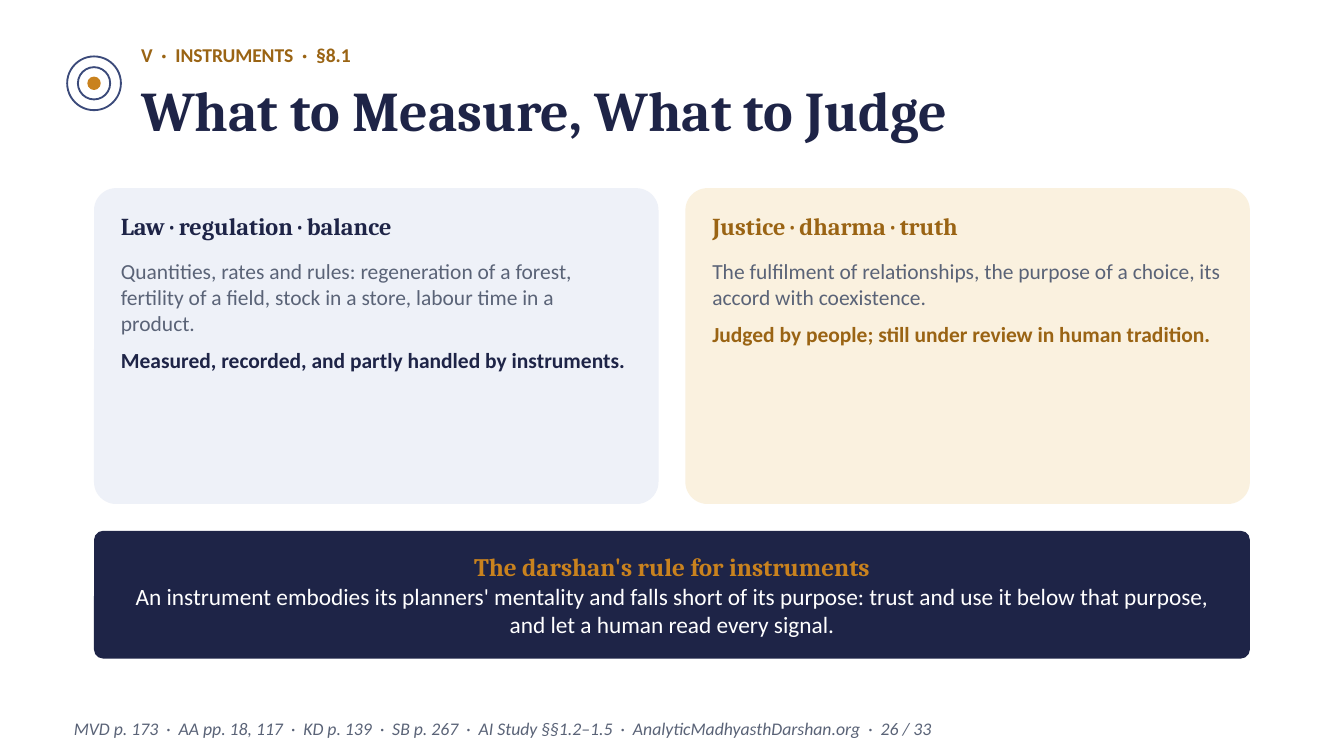
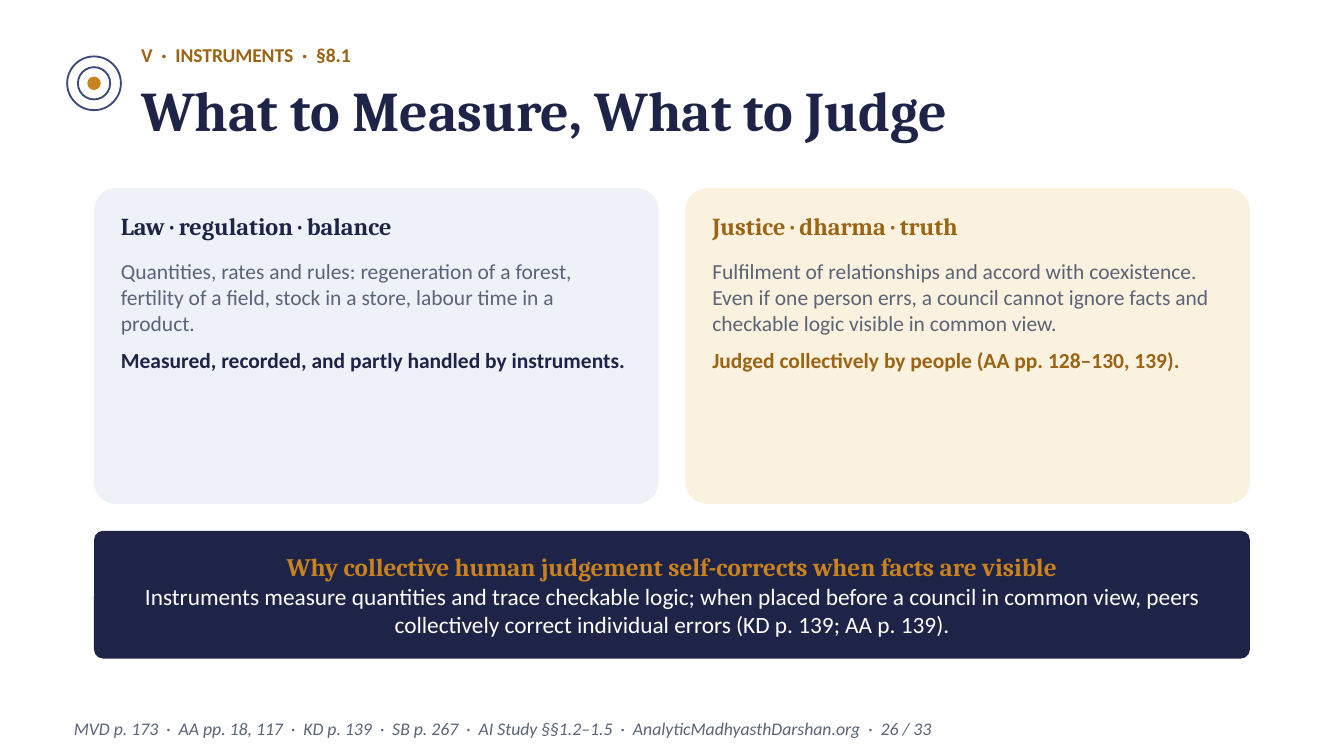
Before and after one commit to raghavamohan/AnalyticMadhyasthDarshan, a slide deck: slide 26 of Studies/Prosperity-Economics-And-Right-Use/Prosperity-Economics-And-Right-Use-Madhyasth-Darshan.pptx. Drawn at 1344x756 pixels with LibreOffice and Linux fonts; fonts in the diff are those of the drawing. Boxes give left, top, right and bottom in pixels: in the first picture for what was removed or moved away, otherwise in the second. Text is boxed around its words. In the diff, an @@ line names an element or a change of style, - is before the commit and + after.

```diff
--- a/Studies/Prosperity-Economics-And-Right-Use/Prosperity-Economics-And-Right-Use-Madhyasth-Darshan.pptx
+++ b/Studies/Prosperity-Economics-And-Right-Use/Prosperity-Economics-And-Right-Use-Madhyasth-Darshan.pptx
@@ text at [712,264,1208,372]: text changed @@
-The fulfilment of relationships, the purpose of a choice, its accord with coexistence.
-Judged by people; still under review in human tradition.
+Fulfilment of relationships and accord with coexistence. Even if one person errs, a council cannot ignore facts and checkable logic visible in common view.
+Judged collectively by people (AA pp. 128–130, 139).
@@ text at [145,558,1198,637]: text changed @@
-The darshan's rule for instruments
-An instrument embodies its planners' mentality and falls short of its purpose: trust and use it below that purpose, and let a human read every signal.
+Why collective human judgement self-corrects when facts are visible
+Instruments measure quantities and trace checkable logic; when placed before a council in common view, peers collectively correct individual errors (KD p. 139; AA p. 139).
```
Also in this commit, not shown: 21 other slides changed, 2 other files.
